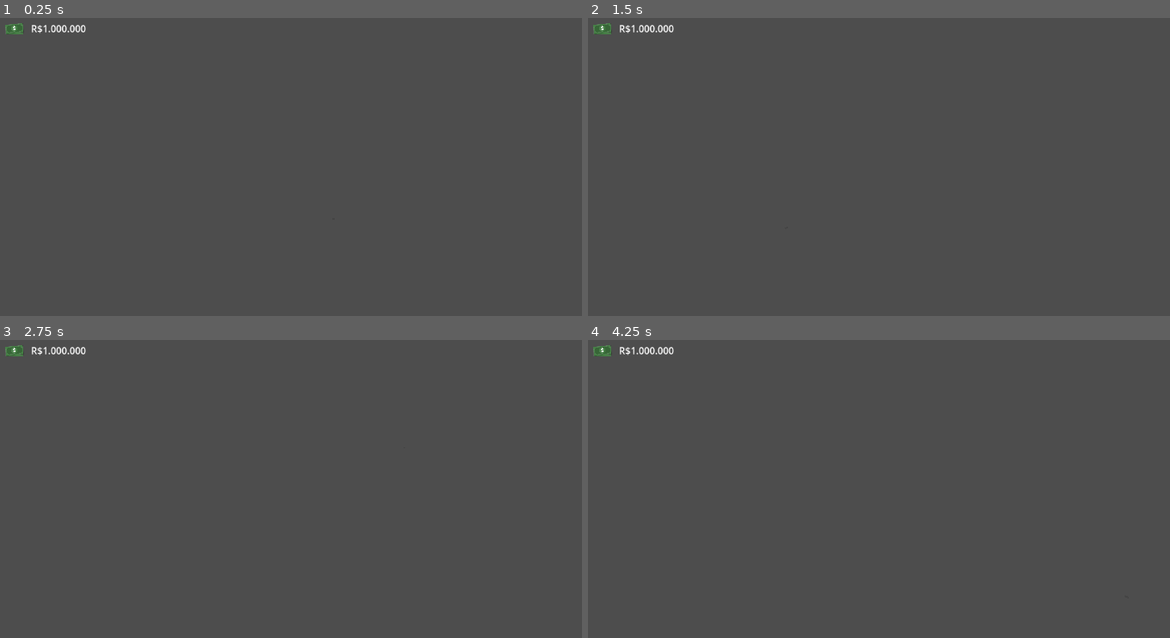
Above: before the commit, frames 1-4 (two rows, left to right).
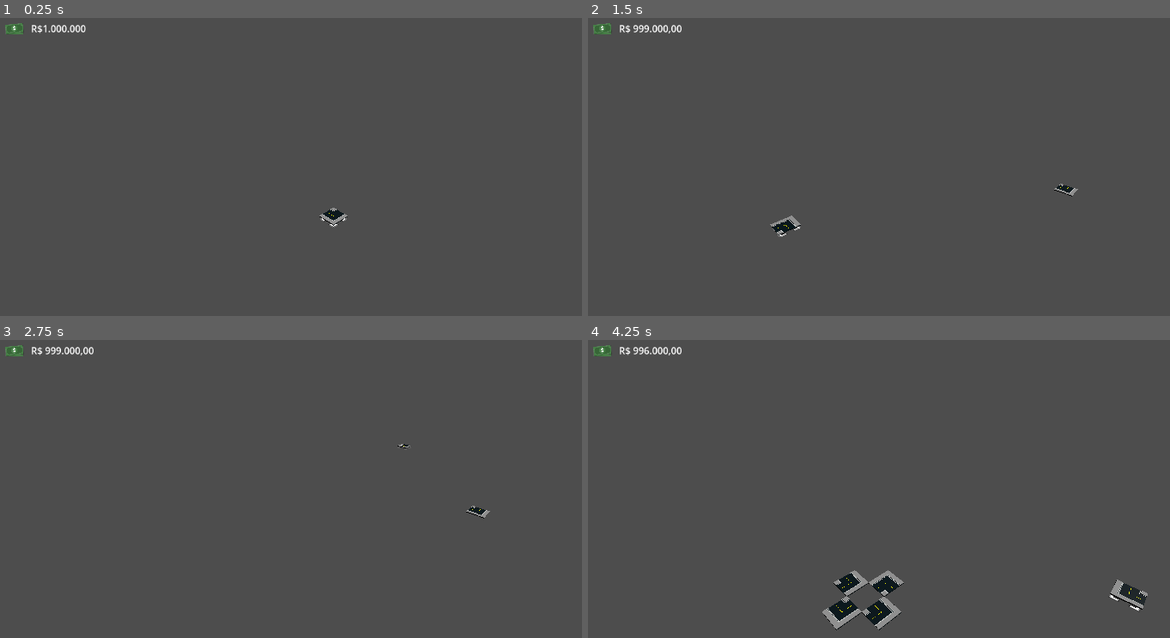
Above: after the commit, the same moments.

Repository: JogosNaPratica/JNP-City-Builder
Game: Godot game, scene res://scenes/main.tscn
Same seed, same stepped clock (60 frames per second), same inputs: the game is played once before the commit and once after it. The project has no main scene, so this scene is started directly.
Inputs (mouse positions are in pixels of both pictures, inside the frame that each line leads up to):
- Up to frame 1 (0.25 s): no input
- Up to frame 2 (1.5 s): tap Enter at 0.5 s; move the mouse to (1071, 190) at 0.52 s; press the mouse at (1071, 190) at 0.53 s; right-click (1071, 190) at 0.8 s; tap Space at 1.25 s; move the mouse to (785, 229) at 1.27 s; release the mouse at (785, 229) at 1.28 s; right-click (785, 229) at 1.35 s
- Up to frame 3 (2.75 s): tap I (structure_next) at 1.55 s; tap Enter at 2 s; move the mouse to (401, 447) at 2.02 s; hold I (structure_next) from 2.03 s (still down); tap U (structure_previous) at 2.3 s
- Up to frame 4 (4.25 s): tap Space at 2.75 s; move the mouse to (884, 611) at 2.77 s; release I (structure_next) at 2.78 s; tap U (structure_previous) at 2.85 s; click (884, 611) at 3.05 s; tap Enter at 3.5 s; move the mouse to (1129, 590) at 3.52 s; press the mouse at (1129, 590) at 3.53 s; right-click (1129, 590) at 3.8 s; tap L (load) at 4.15 s

The runs differ from the first frame. In frame 1, 0.2% of the frame differs, in the area x 54-60%, y 63-71%; in frame 2, 0.4%; in frame 3, 0.2%; in frame 4, 1.8%, in the area x 7-97%, y 2-98%.
Error before the commit: Invalid access to property or key 'size' on a base object of type 'Nil'. (res://scripts/builder.gd:310)

Commit message:
Builder and StructureLibrary scripts update

Diff:
--- a/jnp-city-builder-video-02/scripts/builder.gd
+++ b/jnp-city-builder-video-02/scripts/builder.gd
@@ -160,7 +160,7 @@
 
 func _load_structures_from_library(type = null) -> Array:
 	structures.clear()
-	return structure_library.data.keys()
+	return structure_library.info.keys()
 
 
 ## Converte coordenadas de tela em coordenadas tridimensionais lógicas do Grid
@@ -193,7 +193,7 @@
 
 func action_build(_event: InputEvent) -> void:
 	if structures.size() == 0 or not custom_gridmap: return
-	var current_build = structure_library.get_data(current_structure_id)
+	var current_build = structure_library.get_info(current_structure_id)
 
 	# Pega o mapeamento da célula base sob o mouse
 	var current_cell = custom_gridmap.local_to_map(grid_target_position)
@@ -260,7 +260,7 @@
 
 		# 2. Reconstrói cada estrutura
 		for data in map.structures:
-			var build_info = structure_library.get_data(data.structure_id)
+			var build_info = structure_library.get_info(data.structure_id)
 
 			# CONVERSÃO AQUI:
 			# data.position é Vector2i, transformamos em Vector3i para o GridMap
@@ -304,7 +304,7 @@
 ## Redimensiona e alinha o Sprite3D e o modelo fantasma
 func update_preview() -> void:
 	if structures.size() == 0 or not selector_sprite or not custom_gridmap: return
-	var current_build = structure_library.get_data(current_structure_id)
+	var current_build = structure_library.get_info(current_structure_id)
 
 	# 1. Reconfigura o Sprite3D da grade do chão (Sempre centralizado em ZERO)
 	_adjust_selector_visual_size (current_build.size)
--- a/jnp-city-builder-video-02/scripts/structure_library.gd
+++ b/jnp-city-builder-video-02/scripts/structure_library.gd
@@ -7,8 +7,8 @@
 
 # Aqui o Dicionário é tipado!
 # Chave: int, Valor: StructureData
-@export var data: Dictionary[int, StructureData] = {}
+@export var info: Dictionary[int, StructureData] = {}
 
 
-func get_data(id: int) -> StructureData:
-	return data.get(id) as StructureData
+func get_info(id: int) -> StructureData:
+	return info.get(id) as StructureData
